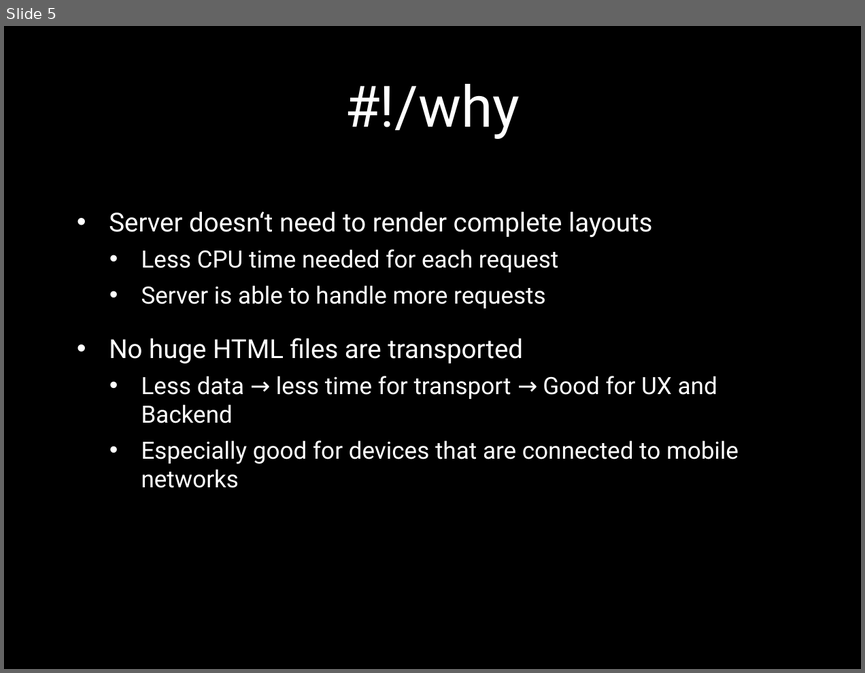
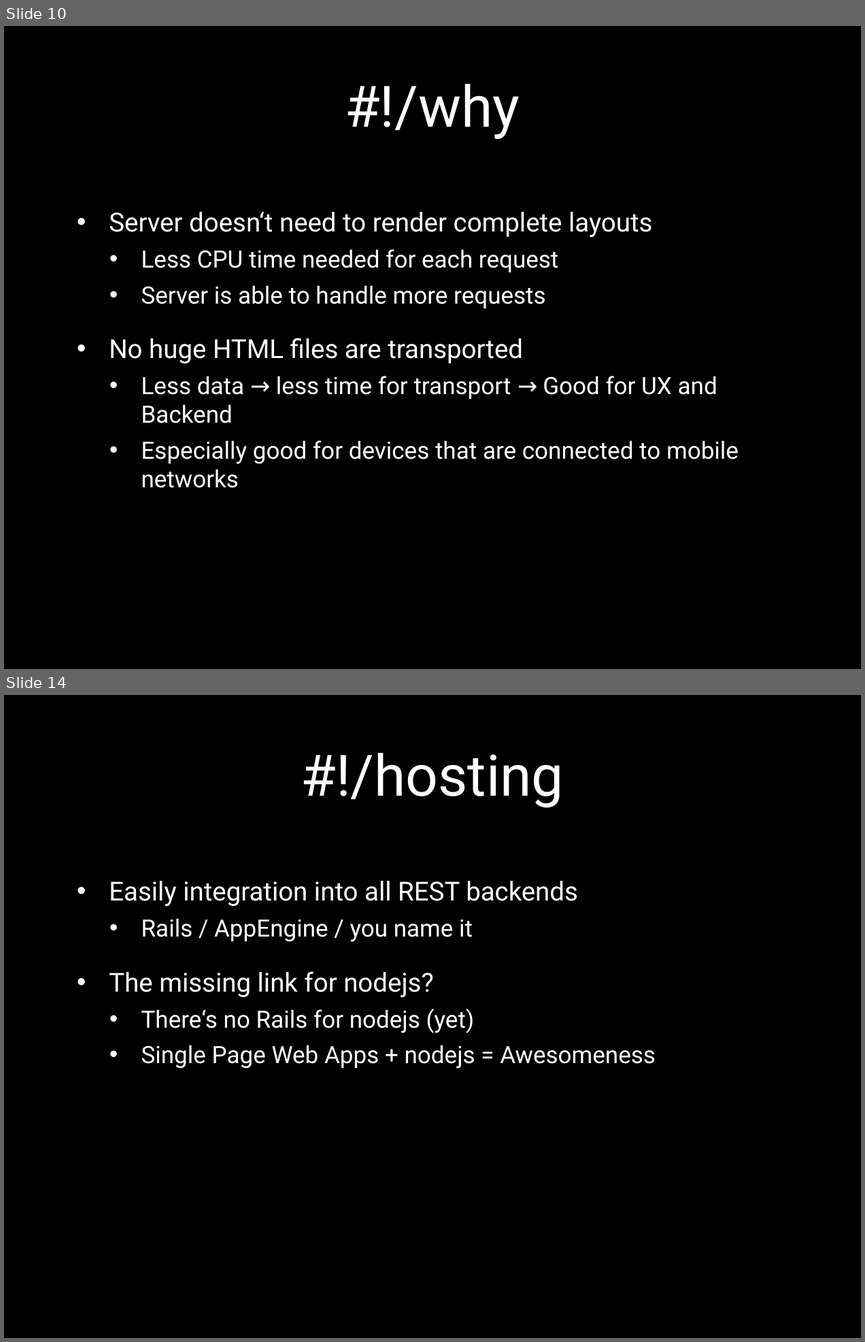
Before and after one commit to janmonschke/Bachelor-Thesis, a slide deck: barcamp presentation.pptx. Shown one above the other, each under a label of ours: slide 5 before the commit, slides 10 and 14 after it; the slides between them are not shown. The pictures are 865x673 and 865x1342 pixels, drawn with LibreOffice and Linux fonts; fonts in the diff are those of the drawing; background and template pictures are left out. Boxes give left, top, right and bottom in pixels: in the first picture for what was removed or moved away, otherwise in the second. Text is boxed around its words. In the diff, an @@ line names an element or a change of style, - is before the commit and + after.

```diff
--- a/barcamp presentation.pptx
+++ b/barcamp presentation.pptx
@@ slide 14 added at [4,695,861,1338], background picture (left out) @@
@@ title added at [300,753,564,808], 48 pt, text #FFFFFF @@
+#!/hosting
@@ text added at [109,881,655,1068], 20 pt, text #FFFFFF @@
+• Easily integration into all REST backends
+  • Rails / AppEngine / you name it
+• The missing link for nodejs?
+  • There‘s no Rails for nodejs (yet)
+  • Single Page Web Apps + nodejs = Awesomeness
@@ what was slide 5 is now slide 10 @@
```
Also in this commit, not shown: 6 slides changed, 7 other slides added, 2 slides removed, 3 other files.
